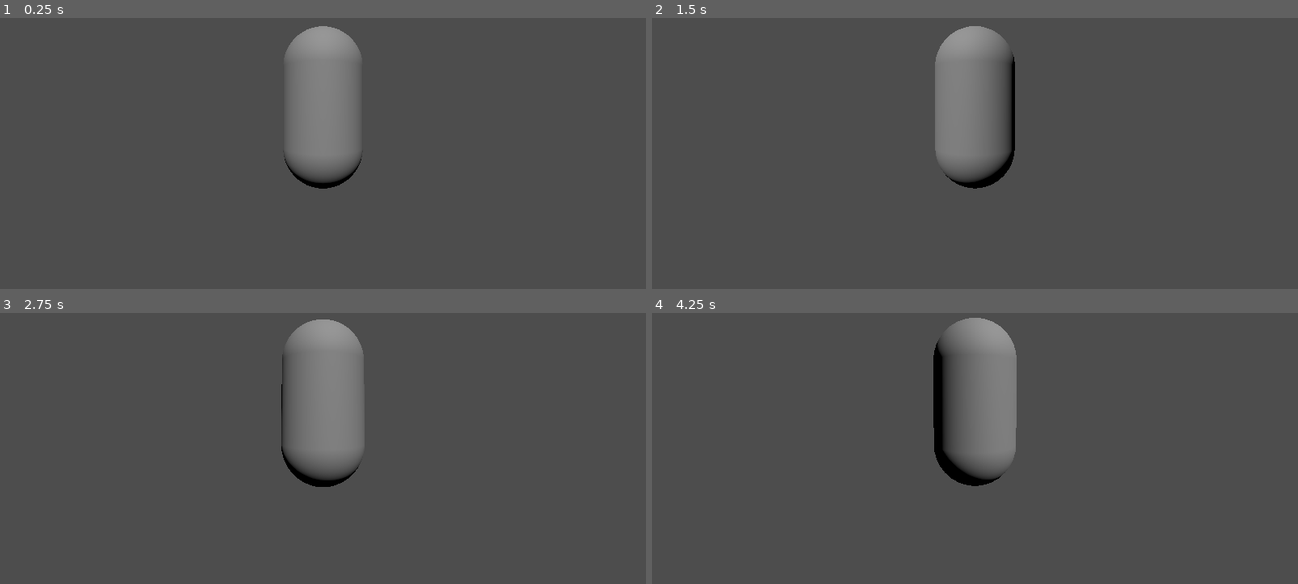
Above: before the commit, frames 1-4 (two rows, left to right).
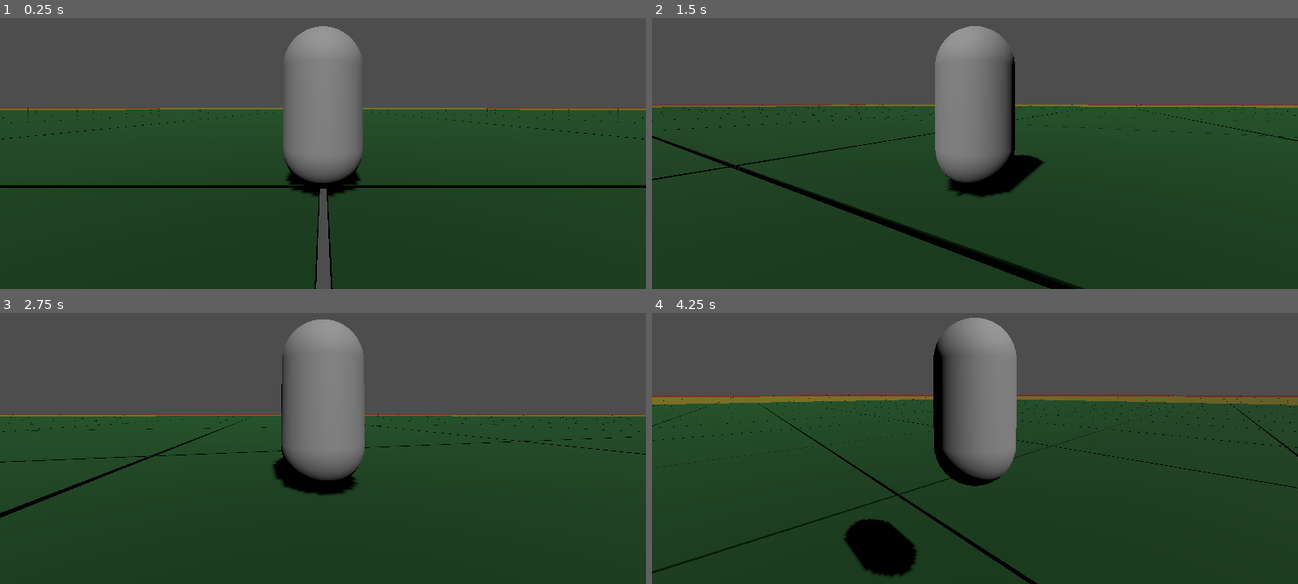
Above: after the commit, the same moments.

Repository: xwilson03/OpenWorldTest
Game: Godot game, scene res://scenes/root.tscn
Two runs of this game, one before a commit and one after it. Both use one fixed random seed, a clock stepped at 60 frames per second and the inputs below.
Inputs (mouse positions are in pixels of both pictures, inside the frame that each line leads up to):
- Up to frame 1 (0.25 s): no input
- Up to frame 2 (1.5 s): tap Enter at 0.5 s; move the mouse to (1007, 104) at 0.52 s; hold W (move_forward) from 0.53 s (still down); tap Mouse wheel up (zoom_in) at 0.6 s; tap Space (jump) at 0.77 s; move the mouse to (942, 110) at 1.27 s; tap Mouse wheel down (zoom_out) at 1.35 s
- Up to frame 3 (2.75 s): keep holding W (move_forward); tap Space (jump) at 1.52 s; move the mouse to (335, 397) at 2.02 s; tap Mouse wheel up (zoom_in) at 2.1 s
- Up to frame 4 (4.25 s): keep holding W (move_forward); move the mouse to (968, 407) at 2.77 s; tap Mouse wheel down (zoom_out) at 2.85 s; tap Space (jump) at 3.02, 3.77 s; move the mouse to (1020, 407) at 3.52 s; tap Mouse wheel up (zoom_in) at 3.6 s

The runs differ from the first frame. In frame 1, 63% of the frame differs, in the area x 0-100%, y 33-100%; in frame 2, 65%; in frame 3, 60%; in frame 4, 66%, in the area x 0-100%, y 30-100%.

Commit message:
adds lod to worldgen (#5)
## PR Summary

PR Link: https://github.com/xwilson03/OpenWorldTest/pull/5
Issue Link: https://github.com/xwilson03/OpenWorldTest/issues/4

Closes #4 

## Description
Expands infinite world generator to encompass lower levels of detail for
distant chunks.

## Changelog
### Major
- Changes Chunk prefab to instead include High, Medium, and Low LOD
meshes/textures
- Adds LOD distance parameters to WorldGenerator script.
- Removes chunk position tracking in player script.
  - Broadcasts position to new signal Globals.player_xz instead
- Adds player position callback to ChunkGrid for handling infinite
scroll
- Adds Chunk script for handling LOD per-chunk using player position
### Misc
- Increases max camera distance to 200 (from 50).
- Increases world radius to 20 (from 10).

Diff:
--- a/prefabs/chunk.tscn
+++ b/prefabs/chunk.tscn
@@ -1,20 +1,251 @@
-[gd_scene load_steps=4 format=3 uid="uid://bkjhriqj5k5ju"]
-
-[sub_resource type="BoxShape3D" id="BoxShape3D_d05e6"]
-size = Vector3(40, 0.25, 40)
-
-[sub_resource type="BoxMesh" id="BoxMesh_i25a4"]
-size = Vector3(40, 0.25, 40)
-
-[sub_resource type="StandardMaterial3D" id="StandardMaterial3D_2704g"]
-albedo_color = Color(0, 0.261208, 0.104913, 1)
-
-[node name="Chunk" type="StaticBody3D"]
-transform = Transform3D(1, 0, 0, 0, 1, 0, 0, 0, 1, 0, -1, 0)
-
-[node name="CollisionShape3D" type="CollisionShape3D" parent="."]
-shape = SubResource("BoxShape3D_d05e6")
-
-[node name="MeshInstance3D" type="MeshInstance3D" parent="."]
-mesh = SubResource("BoxMesh_i25a4")
-surface_material_override/0 = SubResource("StandardMaterial3D_2704g")
+[gd_scene load_steps=11 format=3 uid="uid://cjbhimimbjlq5"]
+
+[ext_resource type="Script" path="res://scripts/chunk.gd" id="1_eqjvd"]
+
+[sub_resource type="BoxMesh" id="BoxMesh_25gpj"]
+size = Vector3(10, 0.25, 10)
+
+[sub_resource type="StandardMaterial3D" id="StandardMaterial3D_qo2s1"]
+albedo_color = Color(0, 0.237179, 0.0603443, 1)
+
+[sub_resource type="BoxShape3D" id="BoxShape3D_vxaw8"]
+size = Vector3(10, 0.25, 10)
+
+[sub_resource type="BoxMesh" id="BoxMesh_ganvj"]
+size = Vector3(20.1, 0.25, 20.1)
+
+[sub_resource type="StandardMaterial3D" id="StandardMaterial3D_m0meg"]
+albedo_color = Color(0.372939, 0.339155, 4.81307e-07, 1)
+
+[sub_resource type="BoxShape3D" id="BoxShape3D_me7qi"]
+size = Vector3(20.1, 0.25, 20.1)
+
+[sub_resource type="BoxMesh" id="BoxMesh_4djl8"]
+size = Vector3(40.3, 0.25, 40.3)
+
+[sub_resource type="StandardMaterial3D" id="StandardMaterial3D_s7cju"]
+albedo_color = Color(0.391409, 0.0752441, 2.40654e-08, 1)
+
+[sub_resource type="BoxShape3D" id="BoxShape3D_e03f8"]
+size = Vector3(40.3, 0.25, 40.3)
+
+[node name="Chunk" type="Node3D" node_paths=PackedStringArray("_high_lod", "_med_lod", "_low_lod")]
+script = ExtResource("1_eqjvd")
+_high_lod = NodePath("High")
+_med_lod = NodePath("Medium")
+_low_lod = NodePath("Low")
+
+[node name="High" type="Node3D" parent="."]
+
+[node name="HighLODChunk" type="StaticBody3D" parent="High"]
+transform = Transform3D(1, 0, 0, 0, 1, 0, 0, 0, 1, -15.15, 0, -15.15)
+
+[node name="MeshInstance3D" type="MeshInstance3D" parent="High/HighLODChunk"]
+mesh = SubResource("BoxMesh_25gpj")
+surface_material_override/0 = SubResource("StandardMaterial3D_qo2s1")
+
+[node name="CollisionShape3D" type="CollisionShape3D" parent="High/HighLODChunk"]
+shape = SubResource("BoxShape3D_vxaw8")
+
+[node name="HighLODChunk2" type="StaticBody3D" parent="High"]
+transform = Transform3D(1, 0, 0, 0, 1, 0, 0, 0, 1, -5.05, 0, -15.15)
+
+[node name="MeshInstance3D" type="MeshInstance3D" parent="High/HighLODChunk2"]
+mesh = SubResource("BoxMesh_25gpj")
+surface_material_override/0 = SubResource("StandardMaterial3D_qo2s1")
+
+[node name="CollisionShape3D" type="CollisionShape3D" parent="High/HighLODChunk2"]
+shape = SubResource("BoxShape3D_vxaw8")
+
+[node name="HighLODChunk3" type="StaticBody3D" parent="High"]
+transform = Transform3D(1, 0, 0, 0, 1, 0, 0, 0, 1, 5.05, 0, -15.15)
+
+[node name="MeshInstance3D" type="MeshInstance3D" parent="High/HighLODChunk3"]
+mesh = SubResource("BoxMesh_25gpj")
+surface_material_override/0 = SubResource("StandardMaterial3D_qo2s1")
+
+[node name="CollisionShape3D" type="CollisionShape3D" parent="High/HighLODChunk3"]
+shape = SubResource("BoxShape3D_vxaw8")
+
+[node name="HighLODChunk4" type="StaticBody3D" parent="High"]
+transform = Transform3D(1, 0, 0, 0, 1, 0, 0, 0, 1, 15.15, 0, -15.15)
+
+[node name="MeshInstance3D" type="MeshInstance3D" parent="High/HighLODChunk4"]
+mesh = SubResource("BoxMesh_25gpj")
+surface_material_override/0 = SubResource("StandardMaterial3D_qo2s1")
+
+[node name="CollisionShape3D" type="CollisionShape3D" parent="High/HighLODChunk4"]
+shape = SubResource("BoxShape3D_vxaw8")
+
+[node name="HighLODChunk5" type="StaticBody3D" parent="High"]
+transform = Transform3D(1, 0, 0, 0, 1, 0, 0, 0, 1, -15.15, 0, -5.05)
+
+[node name="MeshInstance3D" type="MeshInstance3D" parent="High/HighLODChunk5"]
+mesh = SubResource("BoxMesh_25gpj")
+surface_material_override/0 = SubResource("StandardMaterial3D_qo2s1")
+
+[node name="CollisionShape3D" type="CollisionShape3D" parent="High/HighLODChunk5"]
+shape = SubResource("BoxShape3D_vxaw8")
+
+[node name="HighLODChunk6" type="StaticBody3D" parent="High"]
+transform = Transform3D(1, 0, 0, 0, 1, 0, 0, 0, 1, -5.05, 0, -5.05)
+
+[node name="MeshInstance3D" type="MeshInstance3D" parent="High/HighLODChunk6"]
+mesh = SubResource("BoxMesh_25gpj")
+surface_material_override/0 = SubResource("StandardMaterial3D_qo2s1")
+
+[node name="CollisionShape3D" type="CollisionShape3D" parent="High/HighLODChunk6"]
+shape = SubResource("BoxShape3D_vxaw8")
+
+[node name="HighLODChunk7" type="StaticBody3D" parent="High"]
+transform = Transform3D(1, 0, 0, 0, 1, 0, 0, 0, 1, 5.05, 0, -5.05)
+
+[node name="MeshInstance3D" type="MeshInstance3D" parent="High/HighLODChunk7"]
+mesh = SubResource("BoxMesh_25gpj")
+surface_material_override/0 = SubResource("StandardMaterial3D_qo2s1")
+
+[node name="CollisionShape3D" type="CollisionShape3D" parent="High/HighLODChunk7"]
+shape = SubResource("BoxShape3D_vxaw8")
+
+[node name="HighLODChunk8" type="StaticBody3D" parent="High"]
+transform = Transform3D(1, 0, 0, 0, 1, 0, 0, 0, 1, 15.15, 0, -5.05)
+
+[node name="MeshInstance3D" type="MeshInstance3D" parent="High/HighLODChunk8"]
+mesh = SubResource("BoxMesh_25gpj")
+surface_material_override/0 = SubResource("StandardMaterial3D_qo2s1")
+
+[node name="CollisionShape3D" type="CollisionShape3D" parent="High/HighLODChunk8"]
+shape = SubResource("BoxShape3D_vxaw8")
+
+[node name="HighLODChunk9" type="StaticBody3D" parent="High"]
+transform = Transform3D(1, 0, 0, 0, 1, 0, 0, 0, 1, -15.15, 0, 5.05)
+
+[node name="MeshInstance3D" type="MeshInstance3D" parent="High/HighLODChunk9"]
+mesh = SubResource("BoxMesh_25gpj")
+surface_material_override/0 = SubResource("StandardMaterial3D_qo2s1")
+
+[node name="CollisionShape3D" type="CollisionShape3D" parent="High/HighLODChunk9"]
+shape = SubResource("BoxShape3D_vxaw8")
+
+[node name="HighLODChunk10" type="StaticBody3D" parent="High"]
+transform = Transform3D(1, 0, 0, 0, 1, 0, 0, 0, 1, -5.05, 0, 5.05)
+
+[node name="MeshInstance3D" type="MeshInstance3D" parent="High/HighLODChunk10"]
+mesh = SubResource("BoxMesh_25gpj")
+surface_material_override/0 = SubResource("StandardMaterial3D_qo2s1")
+
+[node name="CollisionShape3D" type="CollisionShape3D" parent="High/HighLODChunk10"]
+shape = SubResource("BoxShape3D_vxaw8")
+
+[node name="HighLODChunk11" type="StaticBody3D" parent="High"]
+transform = Transform3D(1, 0, 0, 0, 1, 0, 0, 0, 1, 5.05, 0, 5.05)
+
+[node name="MeshInstance3D" type="MeshInstance3D" parent="High/HighLODChunk11"]
+mesh = SubResource("BoxMesh_25gpj")
+surface_material_override/0 = SubResource("StandardMaterial3D_qo2s1")
+
+[node name="CollisionShape3D" type="CollisionShape3D" parent="High/HighLODChunk11"]
+shape = SubResource("BoxShape3D_vxaw8")
+
+[node name="HighLODChunk12" type="StaticBody3D" parent="High"]
+transform = Transform3D(1, 0, 0, 0, 1, 0, 0, 0, 1, 15.15, 0, 5.05)
+
+[node name="MeshInstance3D" type="MeshInstance3D" parent="High/HighLODChunk12"]
+mesh = SubResource("BoxMesh_25gpj")
+surface_material_override/0 = SubResource("StandardMaterial3D_qo2s1")
+
+[node name="CollisionShape3D" type="CollisionShape3D" parent="High/HighLODChunk12"]
+shape = SubResource("BoxShape3D_vxaw8")
+
+[node name="HighLODChunk13" type="StaticBody3D" parent="High"]
+transform = Transform3D(1, 0, 0, 0, 1, 0, 0, 0, 1, -15.15, 0, 15.15)
+
+[node name="MeshInstance3D" type="MeshInstance3D" parent="High/HighLODChunk13"]
+mesh = SubResource("BoxMesh_25gpj")
+surface_material_override/0 = SubResource("StandardMaterial3D_qo2s1")
+
+[node name="CollisionShape3D" type="CollisionShape3D" parent="High/HighLODChunk13"]
+shape = SubResource("BoxShape3D_vxaw8")
+
+[node name="HighLODChunk14" type="StaticBody3D" parent="High"]
+transform = Transform3D(1, 0, 0, 0, 1, 0, 0, 0, 1, -5.05, 0, 15.15)
+
+[node name="MeshInstance3D" type="MeshInstance3D" parent="High/HighLODChunk14"]
+mesh = SubResource("BoxMesh_25gpj")
+surface_material_override/0 = SubResource("StandardMaterial3D_qo2s1")
+
+[node name="CollisionShape3D" type="CollisionShape3D" parent="High/HighLODChunk14"]
+shape = SubResource("BoxShape3D_vxaw8")
+
+[node name="HighLODChunk15" type="StaticBody3D" parent="High"]
+transform = Transform3D(1, 0, 0, 0, 1, 0, 0, 0, 1, 5.05, 0, 15.15)
+
+[node name="MeshInstance3D" type="MeshInstance3D" parent="High/HighLODChunk15"]
+mesh = SubResource("BoxMesh_25gpj")
+surface_material_override/0 = SubResource("StandardMaterial3D_qo2s1")
+
+[node name="CollisionShape3D" type="CollisionShape3D" parent="High/HighLODChunk15"]
+shape = SubResource("BoxShape3D_vxaw8")
+
+[node name="HighLODChunk16" type="StaticBody3D" parent="High"]
+transform = Transform3D(1, 0, 0, 0, 1, 0, 0, 0, 1, 15.15, 0, 15.15)
+
+[node name="MeshInstance3D" type="MeshInstance3D" parent="High/HighLODChunk16"]
+mesh = SubResource("BoxMesh_25gpj")
+surface_material_override/0 = SubResource("StandardMaterial3D_qo2s1")
+
+[node name="CollisionShape3D" type="CollisionShape3D" parent="High/HighLODChunk16"]
+shape = SubResource("BoxShape3D_vxaw8")
+
+[node name="Medium" type="Node3D" parent="."]
+
+[node name="MediumLODChunk" type="StaticBody3D" parent="Medium"]
+transform = Transform3D(1, 0, 0, 0, 1, 0, 0, 0, 1, -10.1, 0, -10.1)
+
+[node name="MeshInstance3D" type="MeshInstance3D" parent="Medium/MediumLODChunk"]
+mesh = SubResource("BoxMesh_ganvj")
+surface_material_override/0 = SubResource("StandardMaterial3D_m0meg")
+
+[node name="CollisionShape3D" type="CollisionShape3D" parent="Medium/MediumLODChunk"]
+shape = SubResource("BoxShape3D_me7qi")
+
+[node name="MediumLODChunk2" type="StaticBody3D" parent="Medium"]
+transform = Transform3D(1, 0, 0, 0, 1, 0, 0, 0, 1, 10.1, 0, -10.1)
+
+[node name="MeshInstance3D" type="MeshInstance3D" parent="Medium/MediumLODChunk2"]
+mesh = SubResource("BoxMesh_ganvj")
+surface_material_override/0 = SubResource("StandardMaterial3D_m0meg")
+
+[node name="CollisionShape3D" type="CollisionShape3D" parent="Medium/MediumLODChunk2"]
+shape = SubResource("BoxShape3D_me7qi")
+
+[node name="MediumLODChunk3" type="StaticBody3D" parent="Medium"]
+transform = Transform3D(1, 0, 0, 0, 1, 0, 0, 0, 1, -10.1, 0, 10.1)
+
+[node name="MeshInstance3D" type="MeshInstance3D" parent="Medium/MediumLODChunk3"]
+mesh = SubResource("BoxMesh_ganvj")
+surface_material_override/0 = SubResource("StandardMaterial3D_m0meg")
+
+[node name="CollisionShape3D" type="CollisionShape3D" parent="Medium/MediumLODChunk3"]
+shape = SubResource("BoxShape3D_me7qi")
+
+[node name="MediumLODChunk4" type="StaticBody3D" parent="Medium"]
+transform = Transform3D(1, 0, 0, 0, 1, 0, 0, 0, 1, 10.1, 0, 10.1)
+
+[node name="MeshInstance3D" type="MeshInstance3D" parent="Medium/MediumLODChunk4"]
+mesh = SubResource("BoxMesh_ganvj")
+surface_material_override/0 = SubResource("StandardMaterial3D_m0meg")
+
+[node name="CollisionShape3D" type="CollisionShape3D" parent="Medium/MediumLODChunk4"]
+shape = SubResource("BoxShape3D_me7qi")
+
+[node name="Low" type="Node3D" parent="."]
+
+[node name="LowLODChunk" type="StaticBody3D" parent="Low"]
+
+[node name="MeshInstance3D" type="MeshInstance3D" parent="Low/LowLODChunk"]
+mesh = SubResource("BoxMesh_4djl8")
+surface_material_override/0 = SubResource("StandardMaterial3D_s7cju")
+
+[node name="CollisionShape3D" type="CollisionShape3D" parent="Low/LowLODChunk"]
+shape = SubResource("BoxShape3D_e03f8")
--- /dev/null
+++ b/prefabs/chunk_high_lod.tscn
@@ -0,0 +1,19 @@
+[gd_scene load_steps=4 format=3 uid="uid://craanbr6pjx02"]
+
+[sub_resource type="BoxMesh" id="BoxMesh_25gpj"]
+size = Vector3(40, 0.25, 40)
+
+[sub_resource type="StandardMaterial3D" id="StandardMaterial3D_qo2s1"]
+albedo_color = Color(0, 0.237179, 0.0603443, 1)
+
+[sub_resource type="BoxShape3D" id="BoxShape3D_vxaw8"]
+size = Vector3(40, 0.25, 40)
+
+[node name="HighLODChunk" type="StaticBody3D"]
+
+[node name="MeshInstance3D" type="MeshInstance3D" parent="."]
+mesh = SubResource("BoxMesh_25gpj")
+surface_material_override/0 = SubResource("StandardMaterial3D_qo2s1")
+
+[node name="CollisionShape3D" type="CollisionShape3D" parent="."]
+shape = SubResource("BoxShape3D_vxaw8")
--- /dev/null
+++ b/prefabs/chunk_low_lod.tscn
@@ -0,0 +1,19 @@
+[gd_scene load_steps=4 format=3 uid="uid://dslh1dcn1u7cd"]
+
+[sub_resource type="BoxMesh" id="BoxMesh_4djl8"]
+size = Vector3(160, 0.25, 160)
+
+[sub_resource type="StandardMaterial3D" id="StandardMaterial3D_s7cju"]
+albedo_color = Color(0.391409, 0.0752441, 2.40654e-08, 1)
+
+[sub_resource type="BoxShape3D" id="BoxShape3D_e03f8"]
+size = Vector3(160, 0.25, 160)
+
+[node name="LowLODChunk" type="StaticBody3D"]
+
+[node name="MeshInstance3D" type="MeshInstance3D" parent="."]
+mesh = SubResource("BoxMesh_4djl8")
+surface_material_override/0 = SubResource("StandardMaterial3D_s7cju")
+
+[node name="CollisionShape3D" type="CollisionShape3D" parent="."]
+shape = SubResource("BoxShape3D_e03f8")
--- /dev/null
+++ b/prefabs/chunk_medium_lod.tscn
@@ -0,0 +1,19 @@
+[gd_scene load_steps=4 format=3 uid="uid://wnewi44saic7"]
+
+[sub_resource type="BoxMesh" id="BoxMesh_ganvj"]
+size = Vector3(80, 0.25, 80)
+
+[sub_resource type="StandardMaterial3D" id="StandardMaterial3D_m0meg"]
+albedo_color = Color(0.372939, 0.339155, 4.81307e-07, 1)
+
+[sub_resource type="BoxShape3D" id="BoxShape3D_me7qi"]
+size = Vector3(80, 0.25, 80)
+
+[node name="MediumLODChunk" type="StaticBody3D"]
+
+[node name="MeshInstance3D" type="MeshInstance3D" parent="."]
+mesh = SubResource("BoxMesh_ganvj")
+surface_material_override/0 = SubResource("StandardMaterial3D_m0meg")
+
+[node name="CollisionShape3D" type="CollisionShape3D" parent="."]
+shape = SubResource("BoxShape3D_me7qi")
--- a/scenes/root.tscn
+++ b/scenes/root.tscn
@@ -15,13 +15,15 @@
 
 [node name="OrbitCamera" parent="Player" instance=ExtResource("4_n1aw2")]
 transform = Transform3D(1, 0, 0, 0, 1, 0, 0, 0, 1, 0, 1, 0)
-max_follow_distance = 50.0
+max_follow_distance = 200.0
 
 [node name="World" type="Node3D" parent="."]
 script = ExtResource("4_yaodl")
-world_radius = 10
-chunk_size = 40.1
+world_radius = 20
+chunk_size = 40.4
 chunk_boundary_tolerance = 0.1
+high_lod_distance = 120.0
+medium_lod_distance = 240.0
 
 [node name="DirectionalLight3D" type="DirectionalLight3D" parent="World"]
 transform = Transform3D(1, 0, 0, 0, 0.707107, 0.707107, 0, -0.707107, 0.707107, 0, 20, 0)
--- /dev/null
+++ b/scripts/chunk.gd
@@ -0,0 +1,61 @@
+extends Node3D
+class_name Chunk
+
+@export var _high_lod: Node3D
+@export var _med_lod: Node3D
+@export var _low_lod: Node3D
+
+var _cur_lod: LOD
+
+enum LOD {
+    HIGH,
+    MEDIUM,
+    LOW,
+}
+
+func _ready() -> void:
+    remove_child(_high_lod)
+    remove_child(_med_lod)
+    _cur_lod = LOD.LOW
+
+    Globals.player_xz.connect(_on_player_xz)
+
+func _on_player_xz(pos: Vector2) -> void:
+    var dist_to_player: float = (pos - Vector2(position.x, position.z)).length()
+
+    dist_to_player -= Globals.high_lod_distance
+    if (dist_to_player <= 0):
+        set_lod(LOD.HIGH)
+        return
+
+    dist_to_player -= Globals.medium_lod_distance
+    if (dist_to_player <= 0):
+        set_lod(LOD.MEDIUM)
+        return
+
+    set_lod(LOD.LOW)
+
+func set_lod(new_lod: LOD) -> void:
+
+    if new_lod == _cur_lod:
+        return
+
+    # Remove current LOD
+    match _cur_lod:
+        LOD.HIGH:
+            remove_child(_high_lod)
+        LOD.MEDIUM:
+            remove_child(_med_lod)
+        LOD.LOW:
+            remove_child(_low_lod)
+
+    # Add new LOD
+    match new_lod:
+        LOD.HIGH:
+            add_child(_high_lod)
+        LOD.MEDIUM:
+            add_child(_med_lod)
+        LOD.LOW:
+            add_child(_low_lod)
+
+    _cur_lod = new_lod
--- a/scripts/chunk_grid.gd
+++ b/scripts/chunk_grid.gd
@@ -10,7 +10,7 @@
 const BUFFER_SIZE: int = 1
 var _size: Vector2i
 
-var _array: Array[Node3D] = []
+var _array: Array[Chunk] = []
 var _bounds: Array[int] = []
 var _offset: Vector2
 
@@ -46,6 +46,8 @@
         for y in _size.y:
             _create_chunk(x, y)
 
+    Globals.player_xz.connect(_on_player_xz)
+
 func _out_of_bounds(x: int, y: int) -> bool:
     if (x < _bounds[LEFT] or x > _bounds[RIGHT]
      or y < _bounds[TOP] or y > _bounds[BOTTOM]):
@@ -70,7 +72,7 @@
     if (_out_of_bounds(x, y)):
         return
 
-    var chunk: Node3D = _chunk_scene.instantiate()
+    var chunk: Chunk = _chunk_scene.instantiate()
     chunk.translate(_world_pos(x, y))
 
     _array[_wrapped_idx(x, y)] = chunk
@@ -80,7 +82,7 @@
     if (_out_of_bounds(x, y)):
         return
 
-    var chunk: Node3D = _array[_wrapped_idx(x, y)]
+    var chunk: Chunk = _array[_wrapped_idx(x, y)]
     _parent_node.remove_child(chunk)
     chunk.queue_free()
 
@@ -100,7 +102,24 @@
     for i in range(_bounds[LEFT], _bounds[RIGHT] + 1):
         _delete_chunk(i, y)
 
-func move(direction: Globals.DIRECTION) -> void:
+func _on_player_xz(pos: Vector2) -> void:
+
+    var center := Vector2(
+        -((_bounds[RIGHT] + _bounds[LEFT] + 1 - _size.x) / 2) * _chunk_size.x + _offset.x,
+        -((_bounds[BOTTOM] + _bounds[TOP] + 1 - _size.y) / 2) * _chunk_size.y + _offset.y
+    )
+
+    if (pos.x > center.x + _chunk_size.x):
+        _move(Globals.DIRECTION.X_POS)
+    elif (pos.x < center.x - _chunk_size.x):
+        _move(Globals.DIRECTION.X_NEG)
+
+    if (pos.y > center.y + _chunk_size.y):
+        _move(Globals.DIRECTION.Z_POS)
+    elif (pos.y < center.y - _chunk_size.y):
+        _move(Globals.DIRECTION.Z_NEG)
+
+func _move(direction: Globals.DIRECTION) -> void:
     match direction:
 
         Globals.DIRECTION.X_POS:
--- a/scripts/globals.gd
+++ b/scripts/globals.gd
@@ -16,11 +16,11 @@
 static var set_camera_y := Signal(instance._set_camera_y)
 static var set_camera_dist := Signal(instance._set_camera_dist)
 
-# World (Private/Instanced)
-signal _entered_new_chunk(direction: DIRECTION)
+# Player (Private/Instanced)
+signal _player_xz(pos: Vector2)
 
-# World (Public/Static)
-static var entered_new_chunk := Signal(instance._entered_new_chunk)
+# Player (Public/Static)
+static var player_xz := Signal(instance._player_xz)
 
 # # # # # # # # # # # # # # # # # # # # # # # # # # # # # # # #   Variables
 
@@ -28,6 +28,10 @@
 static var world_radius: int = 0
 static var chunk_size: float = 0
 static var chunk_boundary_tolerance: float = 0
+
+# LOD parameters
+static var high_lod_distance: float = 0
+static var medium_lod_distance: float = 0
 
 # Mouse Sensitivity
 const GLOBAL_SENSITIVITY: float = 0.01
--- a/scripts/player.gd
+++ b/scripts/player.gd
@@ -7,7 +7,6 @@
 @export var fall_acceleration: float = 3
 
 var target_velocity := Vector3.ZERO
-var chunk_position := Vector3.ZERO
 
 
 func _init() -> void:
@@ -51,33 +50,6 @@
 
     # Apply velocity
     move_and_slide()
-    update_chunk_pos()
 
-# Emit signal when crossing chunk boundaries
-func update_chunk_pos() -> void:
-    # Update position within current chunk
-    chunk_position += get_position_delta()
-
-    # Calculate chunk boundaries using globals
-    var positive_bound: float = (Globals.chunk_size + Globals.chunk_boundary_tolerance)
-    var negative_bound: float = -Globals.chunk_boundary_tolerance
-
-    # X_POS
-    if chunk_position.x >= positive_bound:
-        chunk_position.x -= Globals.chunk_size
-        Globals.entered_new_chunk.emit(Globals.DIRECTION.X_POS)
-
-    # X_NEG
-    elif chunk_position.x < negative_bound:
-        chunk_position.x += Globals.chunk_size
-        Globals.entered_new_chunk.emit(Globals.DIRECTION.X_NEG)
-
-    # Z_POS
-    if chunk_position.z >= positive_bound:
-        chunk_position.z -= Globals.chunk_size
-        Globals.entered_new_chunk.emit(Globals.DIRECTION.Z_POS)
-
-    # Z_NEG
-    elif chunk_position.z < negative_bound:
-        chunk_position.z += Globals.chunk_size
-        Globals.entered_new_chunk.emit(Globals.DIRECTION.Z_NEG)
+    # Broadcast position
+    Globals.player_xz.emit(Vector2(position.x, position.z))
--- a/scripts/world_generator.gd
+++ b/scripts/world_generator.gd
@@ -5,20 +5,23 @@
 @export var chunk_size: float
 @export var chunk_boundary_tolerance: float
 
-const chunk_scene = preload("res://prefabs/chunk.tscn")
+@export var high_lod_distance: float
+@export var medium_lod_distance: float
+
+const chunk_scene: PackedScene = preload("res://prefabs/chunk.tscn")
 
 var world_chunks: ChunkGrid
 var world_size: Vector2i
 
 
-func _init() -> void:
+func _ready() -> void:
     # Initialize global world variables
     Globals.world_radius = world_radius
     Globals.chunk_size = chunk_size
     Globals.chunk_boundary_tolerance = chunk_boundary_tolerance
 
-    # Connect global signals
-    Globals.entered_new_chunk.connect(_on_entered_new_chunk)
+    Globals.high_lod_distance = high_lod_distance
+    Globals.medium_lod_distance = medium_lod_distance
 
     # Allocate chunk array
     var row_size: int = Globals.world_radius * 2
@@ -29,6 +32,3 @@
         chunk_scene,
         Vector2(chunk_size, chunk_size)
     )
-
-func _on_entered_new_chunk(direction: Globals.DIRECTION) -> void:
-    world_chunks.move(direction)
